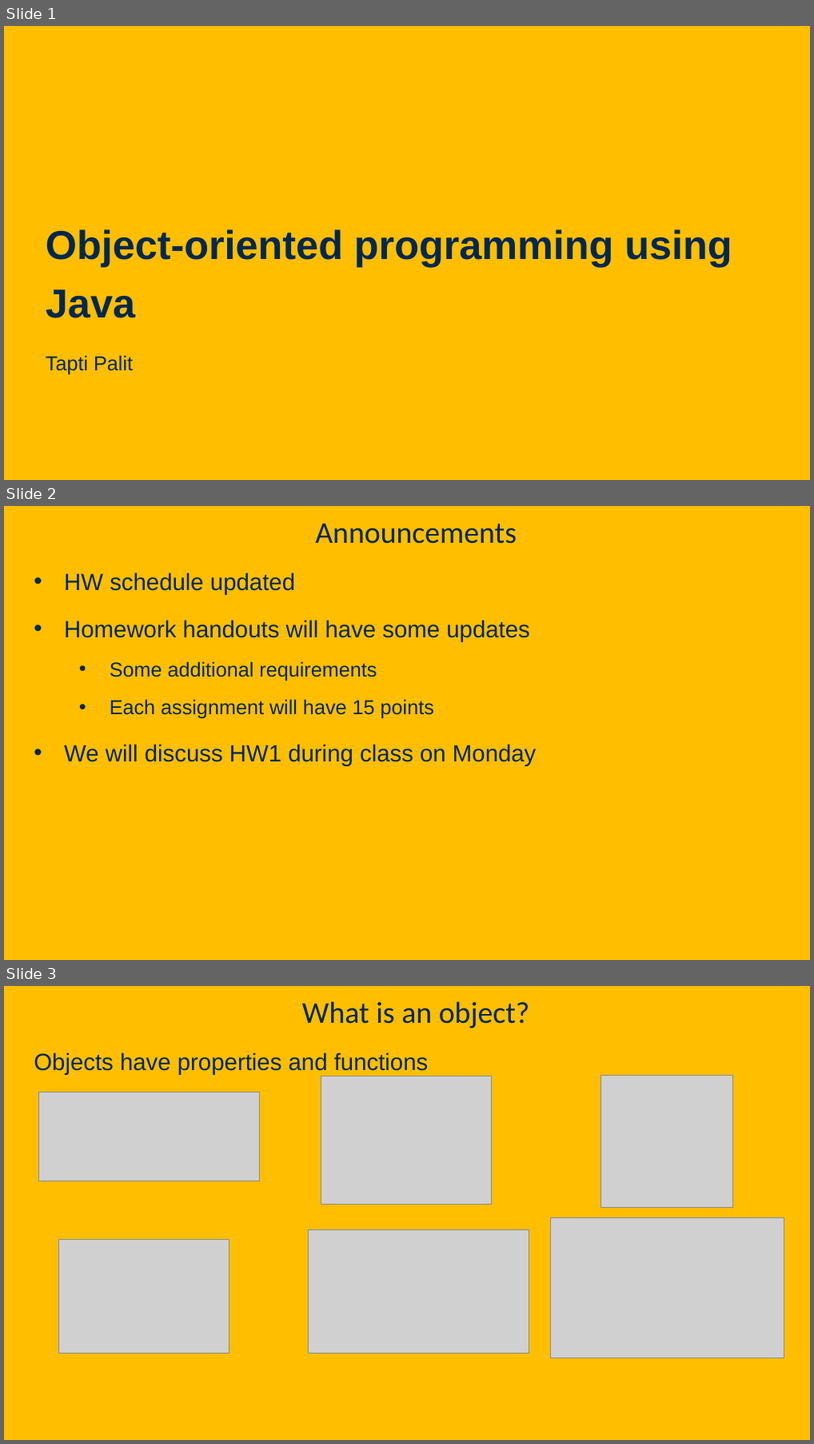
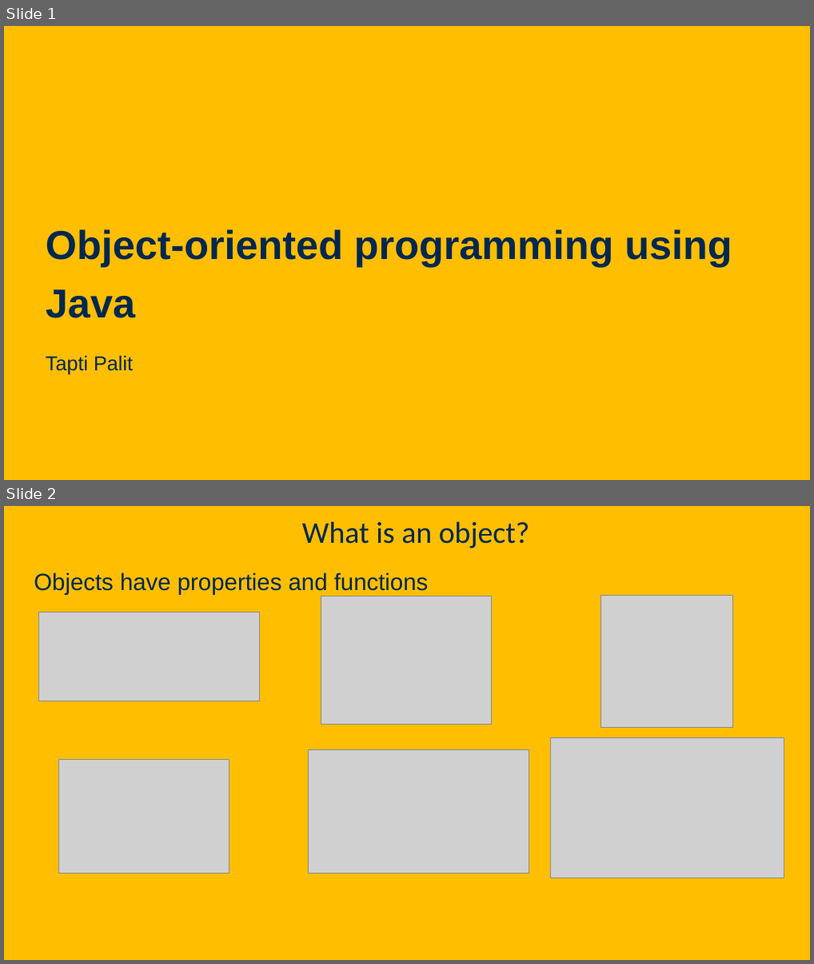
Before and after one commit to davsec-teaching/ecs160-f25, a slide deck: slides/3_object_oriented_fundamentals.pptx. Shown one above the other, each under a label of ours: slides 1, 2 and 3 before the commit, slides 1 and 2 after it. The pictures are 814x1444 and 814x964 pixels, drawn with LibreOffice and Linux fonts; fonts in the diff are those of the drawing; grey boxes stand for pictures; background and template pictures are left out. Boxes give left, top, right and bottom in pixels: in the first picture for what was removed or moved away, otherwise in the second. Text is boxed around its words. In the diff, an @@ line names an element or a change of style, - is before the commit and + after.

```diff
--- a/slides/3_object_oriented_fundamentals.pptx
+++ b/slides/3_object_oriented_fundamentals.pptx
@@ slide 2 removed at bbox=[4, 506, 810, 960], background picture (left out) @@
@@ title removed at bbox=[315, 523, 517, 544] @@
-Announcements
@@ text removed at bbox=[64, 572, 537, 766] @@
-• HW schedule updated
-• Homework handouts will have some updates
-  • Some additional requirements
-  • Each assignment will have 15 points
-• We will discuss HW1 during class on Monday
@@ what was slide 3 is now slide 2 @@
```
Also in this commit, not shown: 1 other slide removed, 3 other files.
